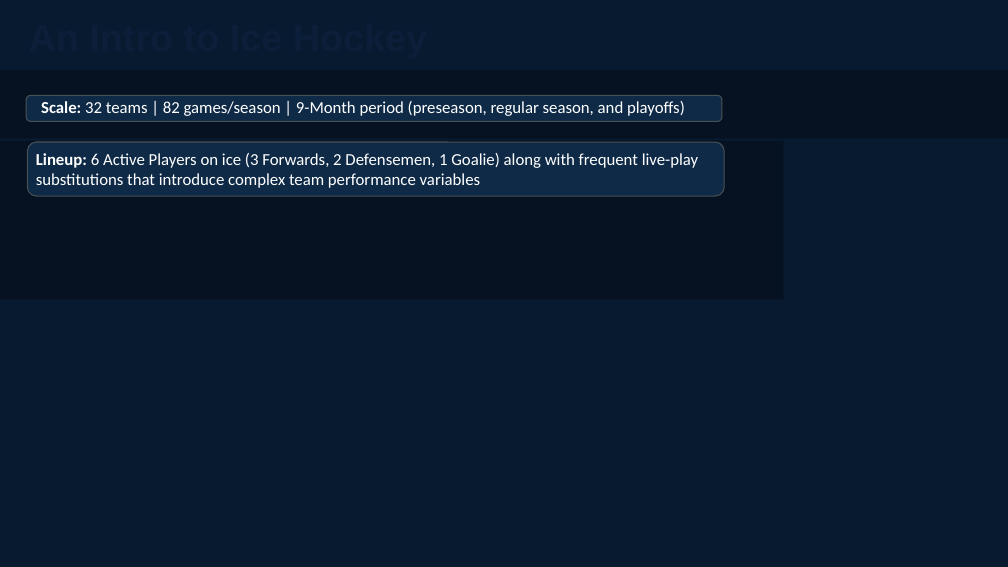
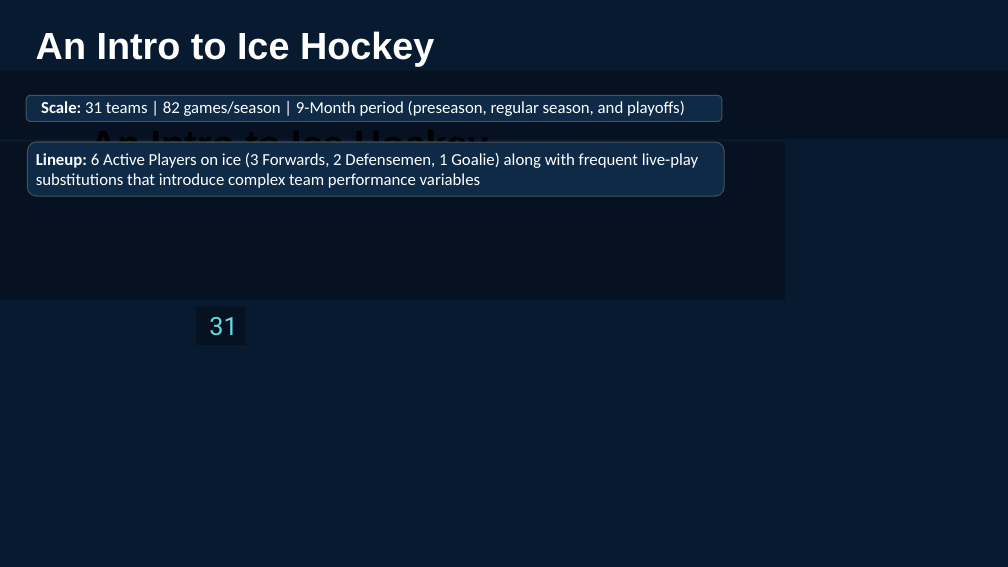
Before and after one commit to kwongheng/JDE10_final_project, a slide deck: slide 3 of docs/Final Project Presentation.pptx. Drawn at 1008x567 pixels with LibreOffice and Linux fonts; fonts in the diff are those of the drawing; background and template pictures are left out. Boxes give left, top, right and bottom in pixels: in the first picture for what was removed or moved away, otherwise in the second. Text is boxed around its words. In the diff, an @@ line names an element or a change of style, - is before the commit and + after.

```diff
--- a/docs/Final Project Presentation.pptx
+++ b/docs/Final Project Presentation.pptx
@@ text added at (x1=36, y1=31, x2=434, y2=66), 36 pt, text #FFFFFF, bold @@
+An Intro to Ice Hockey
@@ text at (x1=41, y1=101, x2=685, y2=116): text changed @@
-Scale: 32 teams | 82 games/season | 9-Month period (preseason, regular season, and playoffs)
+Scale: 31 teams | 82 games/season | 9-Month period (preseason, regular season, and playoffs)
@@ text "An Intro to Ice Hockey" moved from (x1=222, y1=153, x2=241, y2=165) to (x1=90, y1=129, x2=488, y2=165) @@
@@ text "An Intro to Ice Hockey" at (x1=90, y1=129, x2=488, y2=165): text colour #0B1F3A to #000000 @@
@@ rectangle added at (x1=196, y1=307, x2=245, y2=345), fill #061222, 24 pt, text #67D9E1 @@
+31
```
Also in this commit, not shown: 23 other slides changed, 5 slides added, 12 slides removed.
